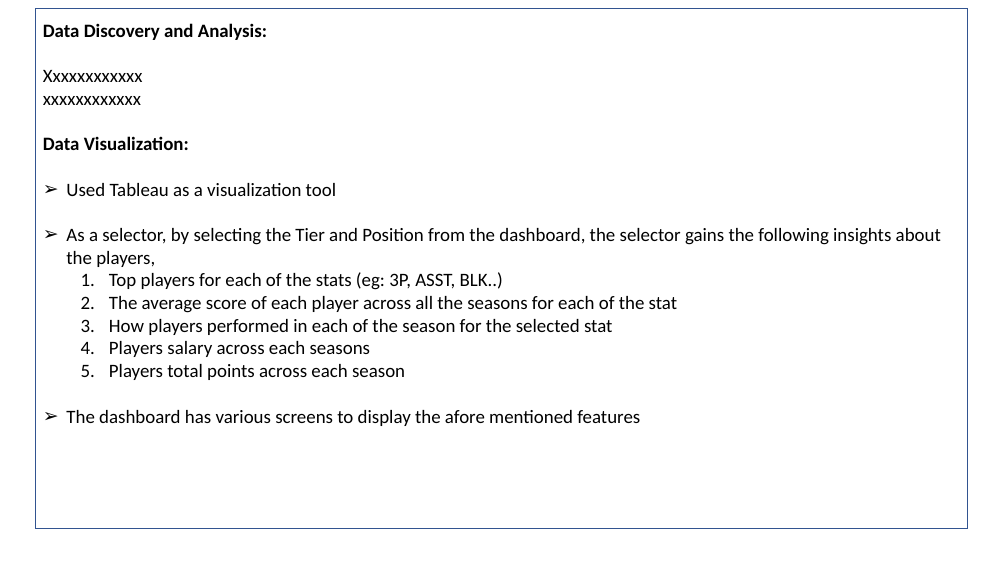
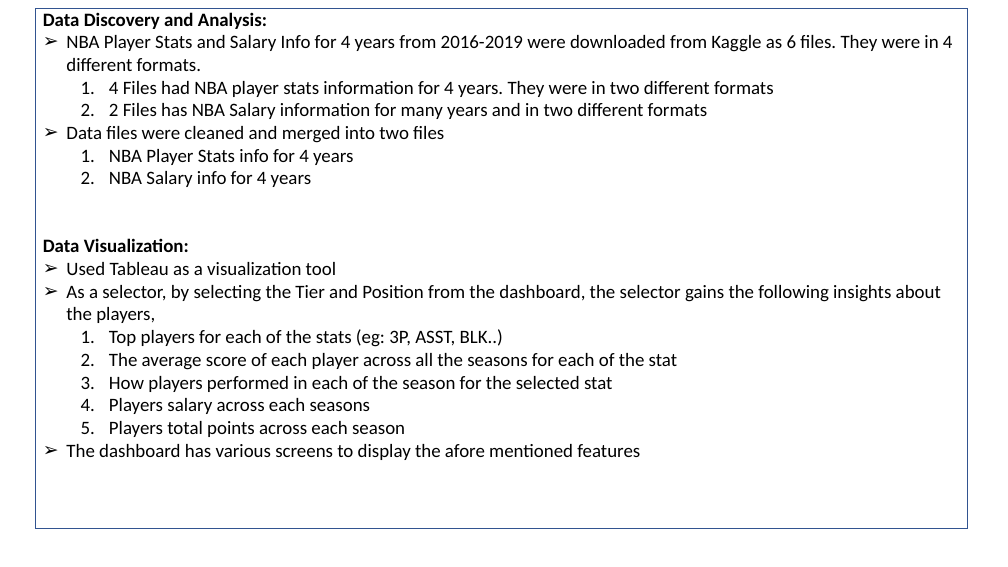
Before and after one commit to asitkumar26/nba-player-analytics, a slide deck: slide 4 of Presentation/NBA Player Analytics- Week 2 Deliverables.pptx. Drawn at 1008x567 pixels with LibreOffice and Linux fonts; fonts in the diff are those of the drawing. Boxes give left, top, right and bottom in pixels: in the first picture for what was removed or moved away, otherwise in the second. Text is boxed around its words. In the diff, an @@ line names an element or a change of style, - is before the commit and + after.

Commit message:
update presentation

```diff
--- a/Presentation/NBA Player Analytics- Week 2 Deliverables.pptx
+++ b/Presentation/NBA Player Analytics- Week 2 Deliverables.pptx
@@ text in rectangle at (66, 35, 953, 187): text changed @@
-Xxxxxxxxxxxx
-xxxxxxxxxxxx
+➢ NBA Player Stats and Salary Info for 4 years from 2016-2019 were downloaded from Kaggle as 6 files. They were in 4 different formats.
+  1. 4 Files had NBA player stats information for 4 years. They were in two different formats
+  2. 2 Files has NBA Salary information for many years and in two different formats
+➢ Data files were cleaned and merged into two files
+  1. NBA Player Stats info for 4 years
+  2. NBA Salary info for 4 years
```
Also in this commit, not shown: 4 slides added, 6 other files.
